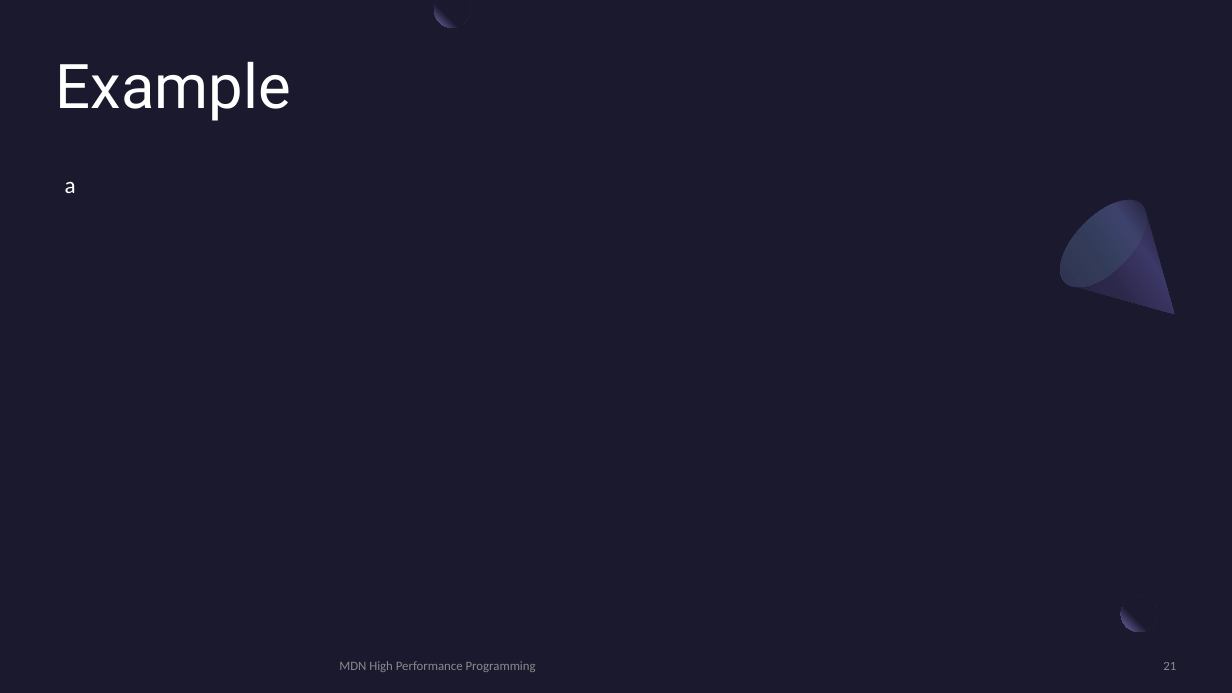
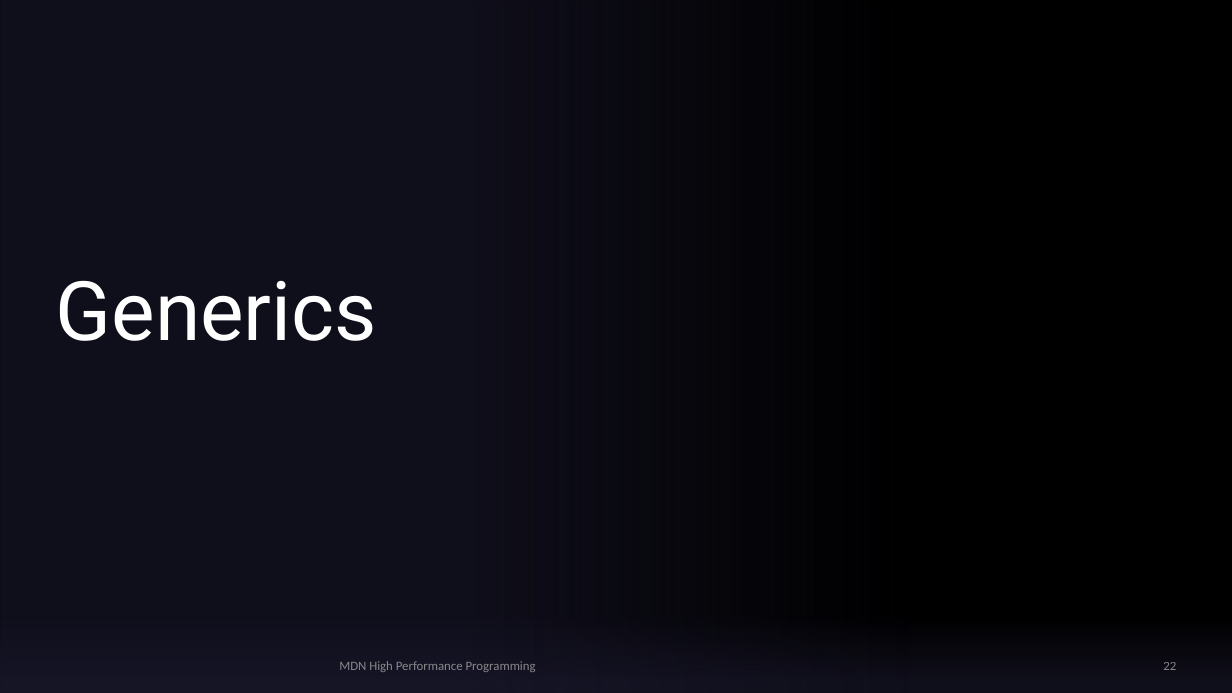
Before and after one commit to MonashDeepNeuron/HPP, a slide deck: slide 22 of content/part5/slides/hpp_part5.pptx (slide 21 before the commit). Drawn at 1232x693 pixels with LibreOffice and Linux fonts; fonts in the diff are those of the drawing; background and template pictures are left out. Boxes give left, top, right and bottom in pixels: in the first picture for what was removed or moved away, otherwise in the second. Text is boxed around its words. In the diff, an @@ line names an element or a change of style, - is before the commit and + after.

```diff
--- a/content/part5/slides/hpp_part5.pptx
+++ b/content/part5/slides/hpp_part5.pptx
@@ background #1B192E to picture (left out) @@
@@ rectangle added at bbox=[0, 0, 909, 693], fill gradient #1B192E @@
@@ freeform shape removed at bbox=[434, 0, 470, 28] @@
@@ title removed at bbox=[56, 61, 291, 121] @@
-Example
@@ text removed at bbox=[65, 181, 76, 193] @@
-a
@@ freeform shape removed at bbox=[1046, 185, 1213, 353] @@
@@ ellipse removed at bbox=[1046, 185, 1162, 301] @@
@@ title added at bbox=[56, 280, 377, 341], 64 pt, text #FFFFFF @@
+Generics
@@ rectangle added at bbox=[0, 583, 1232, 693], fill gradient #1B192E @@
@@ ellipse removed at bbox=[1121, 596, 1157, 632] @@
@@ rectangle removed at bbox=[1157, 589, 1195, 625] @@
@@ page number at bbox=[1163, 662, 1176, 670]: text changed @@
-21
+22
```
Also in this commit, not shown: 4 other slides changed, 24 slides added, 5 slides removed, 48 other files.
